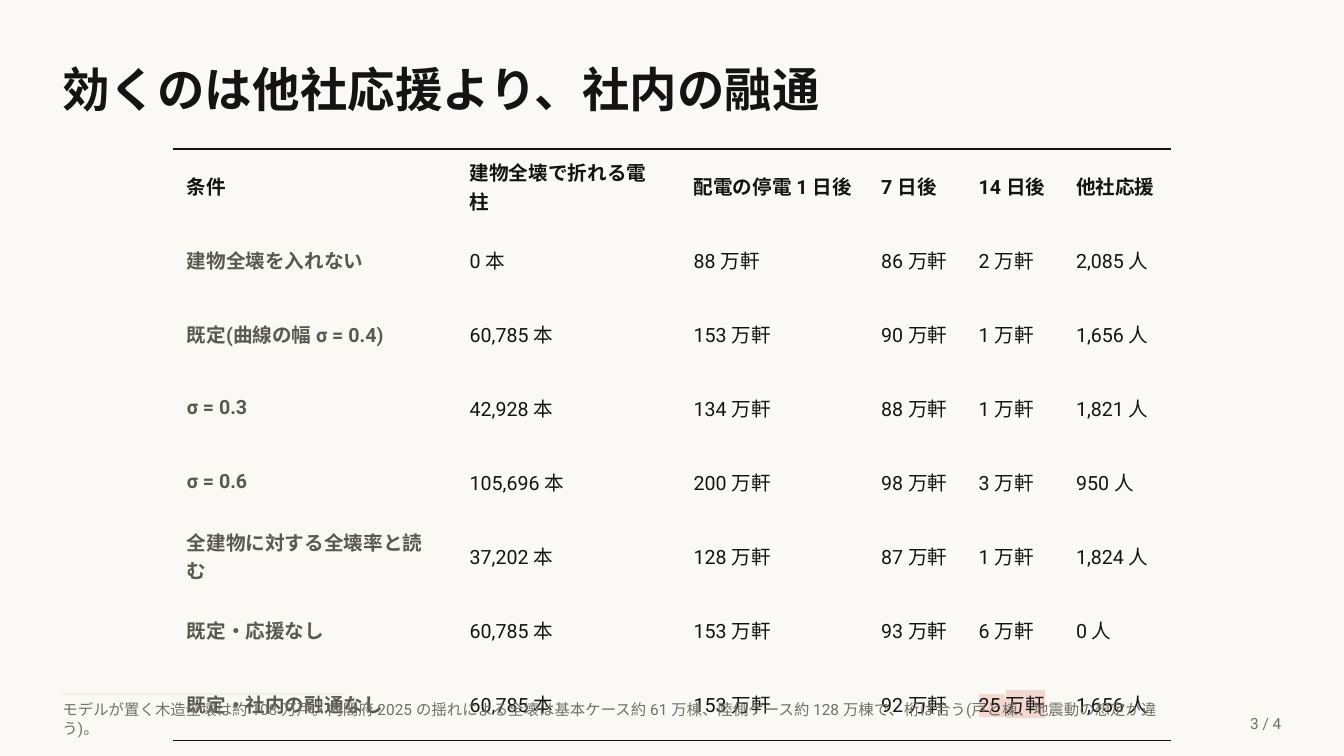
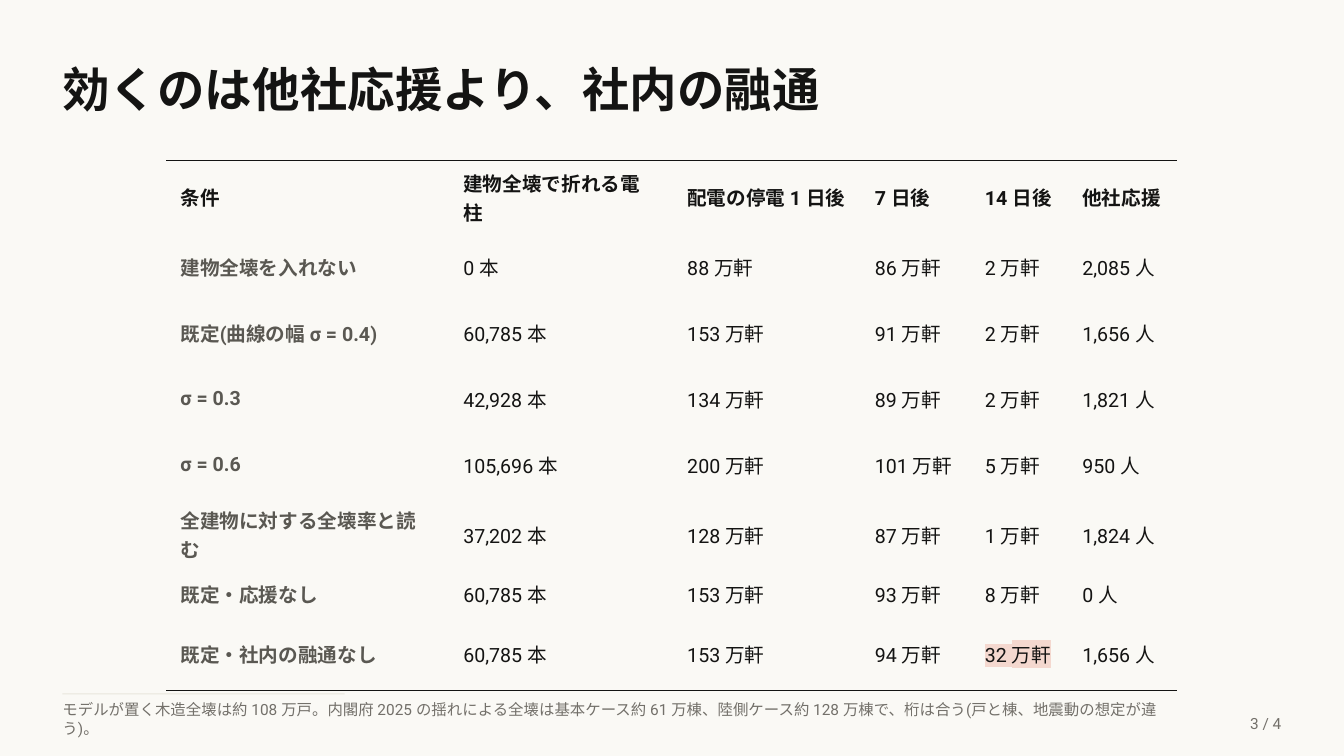
Before and after one commit to lutelute/All-Japan-Grid, a slide deck: slide 3 of docs/slides/nankai/nankai_restoration_workforce_2026-09-14.pptx. Drawn at 1344x756 pixels with LibreOffice and Linux fonts; fonts in the diff are those of the drawing. Boxes give left, top, right and bottom in pixels: in the first picture for what was removed or moved away, otherwise in the second. Text is boxed around its words. In the diff, an @@ line names an element or a change of style, - is before the commit and + after.

```diff
--- a/docs/slides/nankai/nankai_restoration_workforce_2026-09-14.pptx
+++ b/docs/slides/nankai/nankai_restoration_workforce_2026-09-14.pptx
@@ table at (x1=166, y1=160, x2=1178, y2=669) @@
-row 3, column 4: 90 万軒
+row 3, column 4: 91 万軒
-row 3, column 5: 1 万軒
+row 3, column 5: 2 万軒
-row 4, column 4: 88 万軒
+row 4, column 4: 89 万軒
-row 4, column 5: 1 万軒
+row 4, column 5: 2 万軒
-row 5, column 4: 98 万軒
+row 5, column 4: 101 万軒
-row 5, column 5: 3 万軒
+row 5, column 5: 5 万軒
-row 7, column 5: 6 万軒
+row 7, column 5: 8 万軒
-row 8, column 4: 92 万軒
+row 8, column 4: 94 万軒
-row 8, column 5: 25 万軒
+row 8, column 5: 32 万軒
@@ table resized from (x1=172, y1=149, x2=1172, y2=720) to (x1=166, y1=160, x2=1178, y2=669) @@
```
Also in this commit, not shown: 2 other slides changed, 10 other files.
